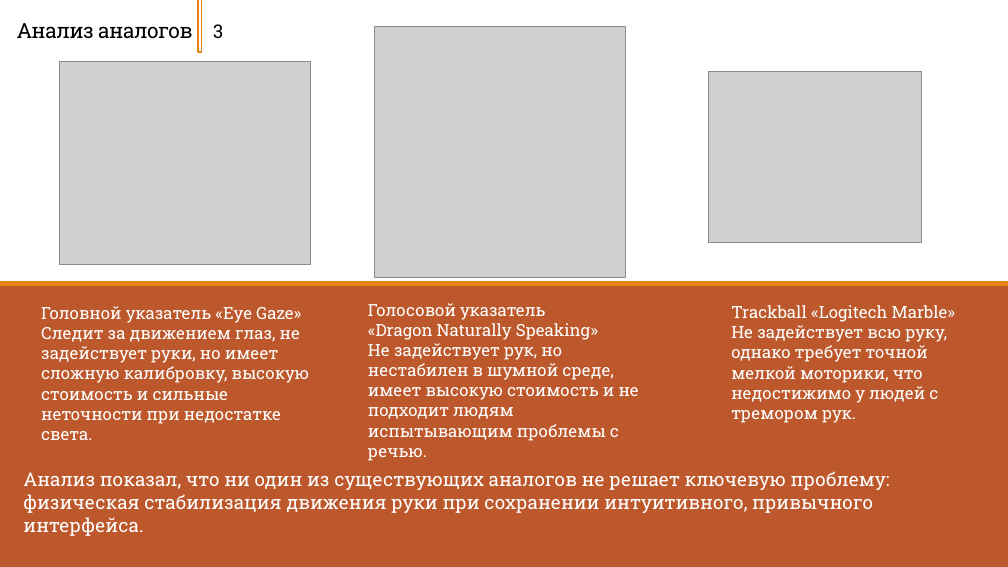
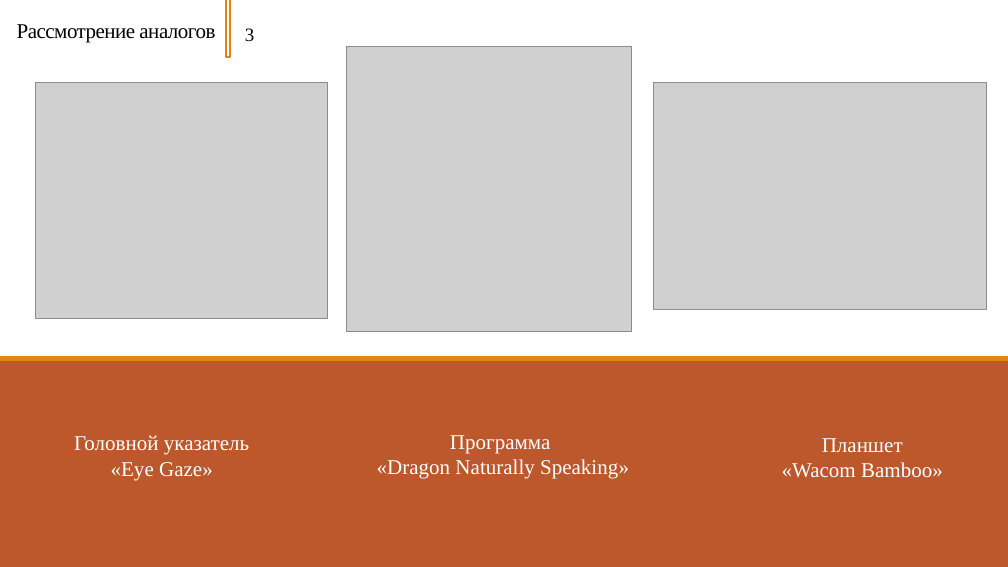
Before and after one commit to Zerocummer/Mmm-Yummers, a slide deck: slide 3 of Мышка для людей с ОВЗ/Документы/Презентация о манипуляторе.pptx. Drawn at 1008x567 pixels with LibreOffice and Linux fonts; fonts in the diff are those of the drawing; grey boxes stand for pictures. Boxes give left, top, right and bottom in pixels: in the first picture for what was removed or moved away, otherwise in the second. Text is boxed around its words. In the diff, an @@ line names an element or a change of style, - is before the commit and + after.

```diff
--- a/Мышка для людей с ОВЗ/Документы/Презентация о манипуляторе.pptx
+++ b/Мышка для людей с ОВЗ/Документы/Презентация о манипуляторе.pptx
@@ title at box(17, 24, 215, 43): text changed; font Roboto Slab to Times New Roman @@
-Анализ аналогов
+Рассмотрение аналогов
@@ rectangle: place and size @@
-rectangle at box(198, 0, 202, 52)
+rectangle at box(226, 0, 230, 57)
@@ text "3": place and size @@
-text "3" at box(213, 24, 223, 38)
+text "3" at box(245, 28, 254, 41)
@@ text "3" at box(245, 28, 254, 41): font Roboto Slab to Times New Roman @@
@@ picture: place and size @@
-picture at box(374, 26, 625, 278)
+picture at box(346, 47, 631, 332)
@@ picture: place and size @@
-picture at box(60, 62, 311, 265)
+picture at box(36, 82, 327, 318)
@@ picture added at box(654, 82, 987, 309) @@
@@ picture removed at box(709, 71, 922, 243) @@
@@ text removed at box(731, 305, 956, 423) @@
-Trackball «Logitech Marble»
-Не задействует всю руку, однако требует точной мелкой моторики, что недостижимо у людей с тремором рук.
@@ rectangle: place and size @@
-rectangle at box(0, 284, 1008, 567)
+rectangle at box(0, 359, 1008, 567)
@@ text at box(74, 435, 249, 480): text changed; size 16 to 20 pt; font Roboto Slab to Times New Roman @@
-Головной указатель «Eye Gaze»
-Следит за движением глаз, не задействует руки, но имеет сложную калибровку, высокую стоимость и сильные неточности при недостатке света.
+Головной указатель
+«Eye Gaze»
@@ text at box(377, 435, 629, 479): text changed; size 16 to 20 pt; font Roboto Slab to Times New Roman @@
-Голосовой указатель
-«Dragon Naturally Speaking»
-Не задействует рук, но нестабилен в шумной среде, имеет высокую стоимость и не подходит людям испытывающим проблемы с речью.
+Программа
+«Dragon Naturally Speaking»
@@ text added at box(782, 438, 943, 477), 20 pt, text #FFFFFF @@
+Планшет
+«Wacom Bamboo»
@@ text removed at box(23, 471, 890, 513) @@
-Анализ показал, что ни один из существующих аналогов не решает ключевую проблему: физическая стабилизация движения руки при сохранении интуитивного, привычного интерфейса.
```
Also in this commit, not shown: 7 other slides changed, 1 slide added, 1 slide removed, 1 other file.
